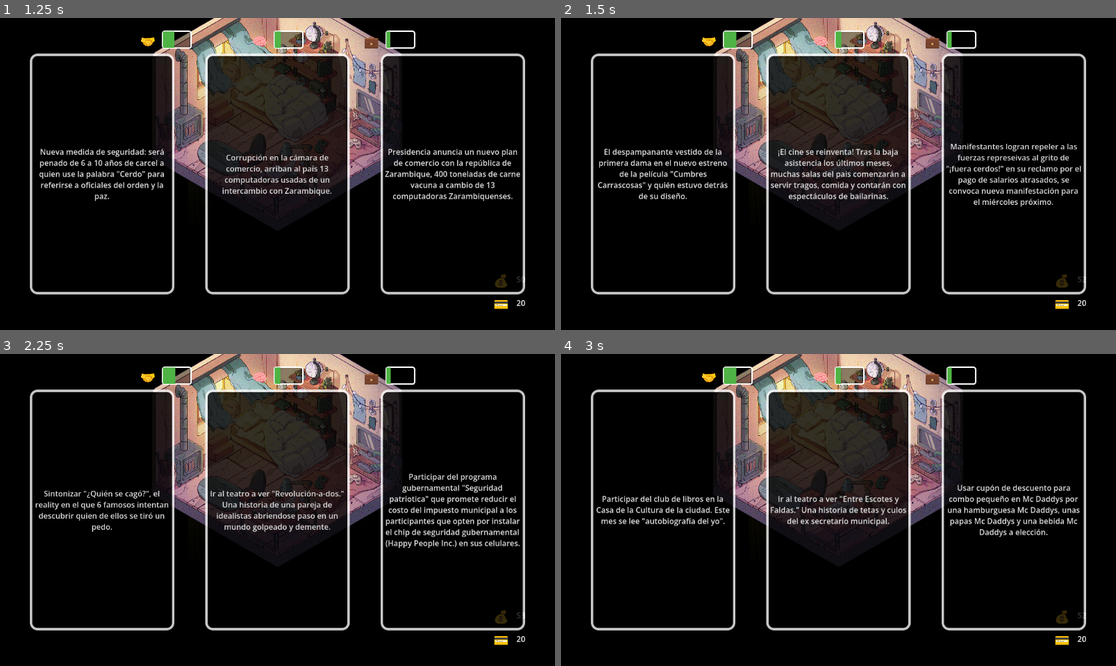
Above: before the commit, frames 1-4 (two rows, left to right).
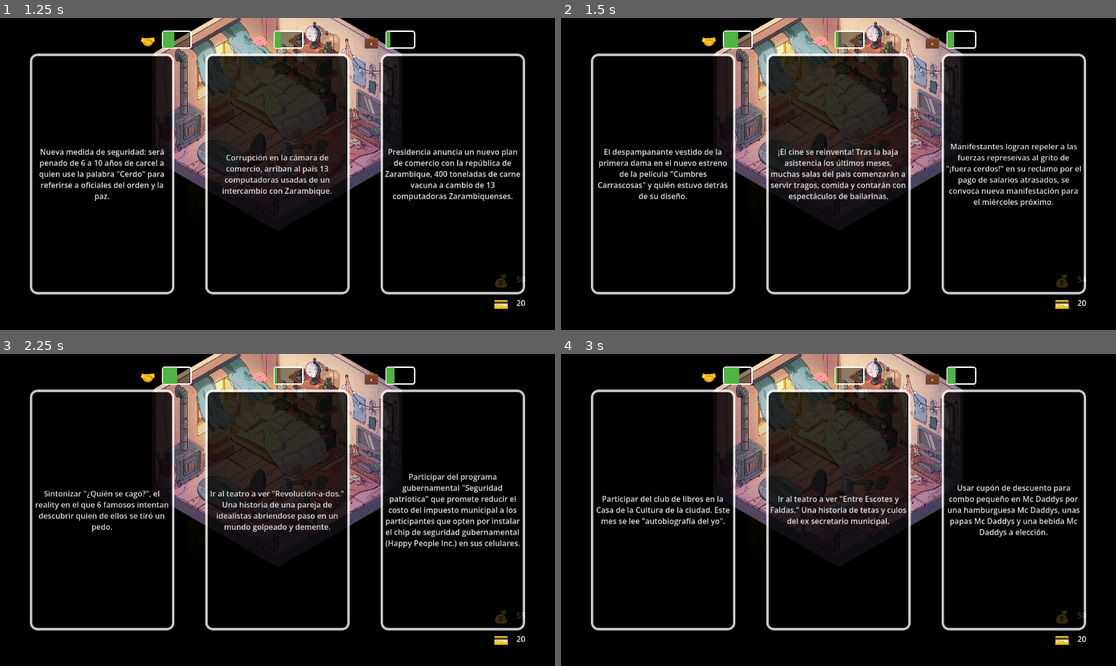
Above: after the commit, the same moments.

Repository: pradoh97/juego-cartas
Game: Godot game, scene res://player_room.tscn
The game is run twice, just before and just after one commit, with the same random seed, the same clock (stepped at 60 frames per second) and the same inputs.
Inputs:
- Up to frame 1 (1.25 s): click "New day" at 0.5 s
- Up to frame 2 (1.5 s): click "Nueva medida de seguridad: se…" at 1.25 s
- Up to frame 3 (2.25 s): click "El despampanante vestido de l…" at 2 s
- Up to frame 4 (3 s): click "Sintonizar '¿Quién se cagó?',…" at 2.75 s

Frame 1 is identical in both runs. In frame 2, less than 0.1% of the frame differs, in the area x 31-95%, y 4-85%; in frame 3, 0.1%; in frame 4, 0.1%.

Commit message:
Add dices multipliers

Diff:
--- a/player/player_stats.gd
+++ b/player/player_stats.gd
@@ -10,11 +10,23 @@
 		ui_node.initialize(stat.modifier)
 		ui_node.set_value(stat.amount, transition)
 
+func throw_dice(amount: int = 1):
+	var throw_value = 0
+
+	for throws in amount:
+		throw_value += randi_range(1, 6)
+
+	return throw_value
+
 func set_stats(selected_card: Card):
 	for stat in selected_card.stats.stat:
 		var modifier_type: Modifier.MODIFIER_TYPE = (stat as Stat).modifier.type
 		var amount: int = (stat as Stat).amount
+
 		for player_stat in stats:
 			if player_stat.modifier.type == modifier_type:
-				player_stat.amount += stat.amount
-				stats[player_stat].set_value(player_stat.amount)
+				var dice_multiplier = throw_dice(abs(stat.amount))
+				player_stat.amount += stat.amount * dice_multiplier
+
+				var ui_node: StatUI = stats[player_stat]
+				ui_node.set_value(player_stat.amount)
